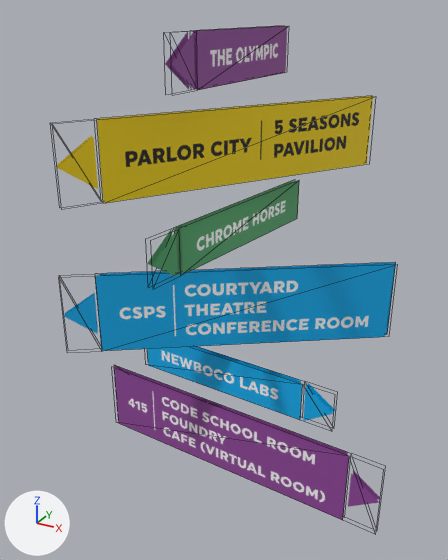
A saved change to the glTF model res/Location2.glb.
Rendered twice from a 50 mm camera at (2.45, -4.6, 6.11) aimed at (-0.07, -0.02, 3.82). Every picture has the same lights, and +X, +Y and +Z are marked at lower left. Mesh edges are drawn as thin lines. Vertices at the same position are counted once.

Script lines for the objects in view, before the commit:
```python
ob_02_olympic = bpy.data.objects.new('02-Olympic', me_wayfinding_02_001)
ob_02_olympic.location = (0.0, 0.0, 5.761)
ob_02_olympic.rotation_euler = (1.571, 0.0, -1.592)  # degrees (90, 0, -91)
ob_04_parlorcity = bpy.data.objects.new('04-ParlorCity', me_wayfinding_04_001)
ob_04_parlorcity.location = (0.0, 0.0, 5.049)
ob_04_parlorcity.rotation_euler = (1.571, 0.0, -2.123)  # degrees (90, 0, -122)
ob_06_chromehorse = bpy.data.objects.new('06-ChromeHorse', me_wayfinding_06_001)
ob_06_chromehorse.location = (0.0, 0.0, 4.338)
ob_06_chromehorse.rotation_euler = (1.571, 0.0, 1.435)  # degrees (90, 0, 82)
ob_08_csps = bpy.data.objects.new('08-CSPS', me_wayfinding_08_001)
ob_08_csps.location = (0.0, 0.0, 3.558)
ob_08_csps.rotation_euler = (1.571, 0.0, -2.539)  # degrees (90, 0, -145)
ob_10_newbocolabs = bpy.data.objects.new('10-NewBoCoLabs', me_wayfinding_10_001)
ob_10_newbocolabs.location = (0.0, 0.0, 2.779)
ob_10_newbocolabs.rotation_euler = (1.571, 0.0, 3.077)  # degrees (90, 0, 176)
ob_12_415 = bpy.data.objects.new('12-415', me_wayfinding_12_001)
ob_12_415.location = (0.0, 0.0, 2.0)
ob_12_415.rotation_euler = (1.571, 0.0, 3.077)  # degrees (90, 0, 176)
```
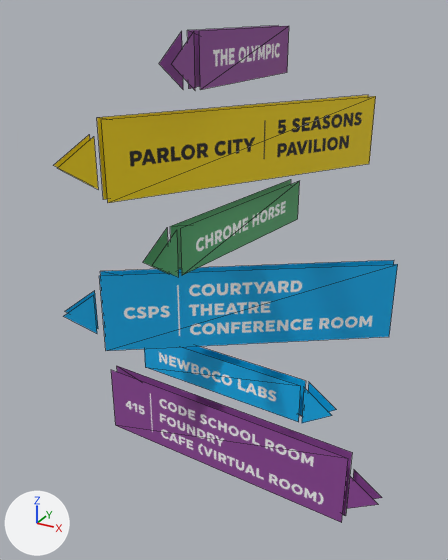
The change, as a diff of the scene's bpy script:
```diff
--- a/res/Location2.glb.py
+++ b/res/Location2.glb.py
@@ mat_wayfinding_12 @@
 mat_wayfinding_12 = bpy.data.materials.new('WAYFINDING-12')
-# nodes: BsdfPrincipled, OutputMaterial, TexImage
+# nodes: BsdfPrincipled, Math, Mix, OutputMaterial, TexImage, VertexColor
 # uses the picture img_wayfinding_12
@@ me_wayfinding_02_001 @@
 # used by ob_02_olympic; location = (0.0, 0.0, 5.761); rotation_euler = (1.571, 0.0, -1.592), in degrees (90, 0, -91)
-me_wayfinding_02_001.from_pydata(...)  # 12 vertices, 8 faces; spans x -0.94..0.94, y -0.2..0.2, z -0.05..0.0
+me_wayfinding_02_001.from_pydata(...)  # 14 vertices, 6 faces; spans x -0.94..0.93, y 5.56..5.96, z -0.05..0.05
+# me_wayfinding_02_001 part 1: 14 vertices added at x -0.94..0.93, y 5.56..5.96, z -0.05..0.05
 me_wayfinding_02_001.materials.append(mat_wayfinding_02)
@@ me_wayfinding_04_001 @@
 # used by ob_04_parlorcity; location = (0.0, 0.0, 5.049); rotation_euler = (1.571, 0.0, -2.123), in degrees (90, 0, -122)
-me_wayfinding_04_001.from_pydata(...)  # 12 vertices, 8 faces; spans x -1.49..1.49, y -0.31..0.31, z -0.05..0.0
+me_wayfinding_04_001.from_pydata(...)  # 14 vertices, 6 faces; spans x -1.49..1.49, y 4.74..5.36, z -0.05..0.05
+# me_wayfinding_04_001 part 2: 14 vertices added at x -1.49..1.49, y 4.74..5.36, z -0.05..0.05
 me_wayfinding_04_001.materials.append(mat_wayfinding_04)
@@ me_wayfinding_06_001 @@
 # used by ob_06_chromehorse; location = (0.0, 0.0, 4.338); rotation_euler = (1.571, 0.0, 1.435), in degrees (90, 0, 82)
-me_wayfinding_06_001.from_pydata(...)  # 12 vertices, 8 faces; spans x -1.08..1.08, y -0.2..0.2, z -0.01..0.04
+me_wayfinding_06_001.from_pydata(...)  # 14 vertices, 6 faces; spans x -1.08..1.06, y 4.14..4.54, z -0.05..0.05
+# me_wayfinding_06_001 part 3: 14 vertices added at x -1.08..1.06, y 4.14..4.54, z -0.05..0.05
+# me_wayfinding_06_001 part 4: 12 vertices removed from x -1.08..1.08, y -0.2..0.2, z -0.01..0.04
 me_wayfinding_06_001.materials.append(mat_wayfinding_06)
@@ me_wayfinding_08_001 @@
 # used by ob_08_csps; location = (0.0, 0.0, 3.558); rotation_euler = (1.571, 0.0, -2.539), in degrees (90, 0, -145)
-me_wayfinding_08_001.from_pydata(...)  # 12 vertices, 8 faces; spans x -1.53..1.53, y -0.38..0.38, z -0.05..0.0
+me_wayfinding_08_001.from_pydata(...)  # 14 vertices, 6 faces; spans x -1.54..1.53, y 3.18..3.94, z -0.05..0.05
+# me_wayfinding_08_001 part 5: 14 vertices added at x -1.54..1.53, y 3.18..3.94, z -0.05..0.05
 me_wayfinding_08_001.materials.append(mat_wayfinding_08)
@@ me_wayfinding_10_001 @@
 # used by ob_10_newbocolabs; location = (0.0, 0.0, 2.779); rotation_euler = (1.571, 0.0, 3.077), in degrees (90, 0, 176)
-me_wayfinding_10_001.from_pydata(...)  # 12 vertices, 8 faces; spans x -1.09..1.09, y -0.2..0.2, z -0.01..0.04
+me_wayfinding_10_001.from_pydata(...)  # 14 vertices, 6 faces; spans x -1.09..1.05, y 2.58..2.98, z -0.05..0.05
+# me_wayfinding_10_001 part 6: 14 vertices added at x -1.09..1.05, y 2.58..2.98, z -0.05..0.05
+# me_wayfinding_10_001 part 7: 12 vertices removed from x -1.09..1.09, y -0.2..0.2, z -0.01..0.04
 me_wayfinding_10_001.materials.append(mat_wayfinding_10)
@@ me_wayfinding_12_001 @@
 # used by ob_12_415; location = (0.0, 0.0, 2.0); rotation_euler = (1.571, 0.0, 3.077), in degrees (90, 0, 176)
-me_wayfinding_12_001.from_pydata(...)  # 12 vertices, 8 faces; spans x -1.59..1.59, y -0.38..0.38, z -0.01..0.04
+me_wayfinding_12_001.from_pydata(...)  # 14 vertices, 6 faces; spans x -1.59..1.56, y 1.62..2.38, z -0.05..0.05
+# me_wayfinding_12_001 part 8: 14 vertices added at x -1.59..1.56, y 1.62..2.38, z -0.05..0.05
+# me_wayfinding_12_001 part 9: 12 vertices removed from x -1.59..1.59, y -0.38..0.38, z -0.01..0.04
 me_wayfinding_12_001.materials.append(mat_wayfinding_12)
@@ ob_02_olympic @@
 ob_02_olympic = bpy.data.objects.new('02-Olympic', me_wayfinding_02_001)
-ob_02_olympic.location = (0.0, 0.0, 5.761)
+ob_02_olympic.location = (0.0, 0.0, 0.0)
 ob_02_olympic.rotation_euler = (1.571, 0.0, -1.592)  # degrees (90, 0, -91)
@@ ob_04_parlorcity @@
 ob_04_parlorcity = bpy.data.objects.new('04-ParlorCity', me_wayfinding_04_001)
-ob_04_parlorcity.location = (0.0, 0.0, 5.049)
-ob_04_parlorcity.rotation_euler = (1.571, 0.0, -2.123)  # degrees (90, 0, -122)
+ob_04_parlorcity.location = (0.0, 0.0, 0.0)
+ob_04_parlorcity.rotation_euler = (1.571, 0.0, -2.12)  # degrees (90, 0, -121)
@@ ob_06_chromehorse @@
 ob_06_chromehorse = bpy.data.objects.new('06-ChromeHorse', me_wayfinding_06_001)
-ob_06_chromehorse.location = (0.0, 0.0, 4.338)
-ob_06_chromehorse.rotation_euler = (1.571, 0.0, 1.435)  # degrees (90, 0, 82)
+ob_06_chromehorse.location = (0.0, 0.0, 0.0)
+ob_06_chromehorse.rotation_euler = (1.571, 0.0, 1.431)  # degrees (90, 0, 82)
@@ ob_08_csps @@
 ob_08_csps = bpy.data.objects.new('08-CSPS', me_wayfinding_08_001)
-ob_08_csps.location = (0.0, 0.0, 3.558)
+ob_08_csps.location = (0.0, 0.0, 0.0)
 ob_08_csps.rotation_euler = (1.571, 0.0, -2.539)  # degrees (90, 0, -145)
@@ ob_10_newbocolabs @@
 ob_10_newbocolabs = bpy.data.objects.new('10-NewBoCoLabs', me_wayfinding_10_001)
-ob_10_newbocolabs.location = (0.0, 0.0, 2.779)
-ob_10_newbocolabs.rotation_euler = (1.571, 0.0, 3.077)  # degrees (90, 0, 176)
+ob_10_newbocolabs.location = (0.0, 0.0, 0.0)
+ob_10_newbocolabs.rotation_euler = (1.571, 0.0, 3.083)  # degrees (90, 0, 177)
@@ ob_12_415 @@
 ob_12_415 = bpy.data.objects.new('12-415', me_wayfinding_12_001)
-ob_12_415.location = (0.0, 0.0, 2.0)
-ob_12_415.rotation_euler = (1.571, 0.0, 3.077)  # degrees (90, 0, 176)
+ob_12_415.location = (0.0, 0.0, 0.0)
+ob_12_415.rotation_euler = (1.571, 0.0, 3.083)  # degrees (90, 0, 177)
```

What differs and where, as boxes [x1, y1, x2, y2] in the pictures (448 x 560 px):
'08-CSPS', reshaped, moved: before [64, 262, 396, 351]; after [64, 260, 398, 351]
'04-ParlorCity', reshaped, moved, turned: before [55, 96, 373, 203]; after [54, 95, 376, 203]
'12-415', reshaped, moved, turned: before [114, 365, 381, 520]; after [111, 366, 382, 523]
'06-ChromeHorse', reshaped, moved, turned: before [147, 180, 299, 277]; after [143, 179, 299, 277]
'10-NewBoCoLabs', reshaped, moved, turned: before [147, 346, 336, 421]; after [144, 346, 336, 423]
'02-Olympic', reshaped, moved (7% wider): before [165, 26, 287, 90]; after [159, 25, 289, 90]
part 1 of me_wayfinding_02_001, added (purple): after [159, 25, 289, 90]
part 2 of me_wayfinding_04_001, added (yellow): after [54, 95, 376, 203]
part 3 of me_wayfinding_06_001, added (green): after [143, 179, 299, 277]
part 4 of me_wayfinding_06_001, deleted (green): before [147, 180, 299, 277]
part 5 of me_wayfinding_08_001, added (blue): after [64, 260, 398, 351]
part 6 of me_wayfinding_10_001, added (blue): after [144, 346, 336, 423]
part 7 of me_wayfinding_10_001, deleted (blue): before [147, 346, 336, 421]
part 8 of me_wayfinding_12_001, added (purple): after [111, 366, 382, 523]
part 9 of me_wayfinding_12_001, deleted (purple): before [114, 365, 381, 520]
